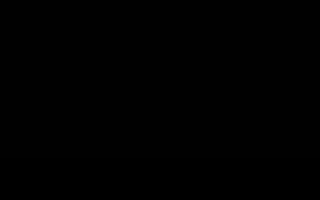
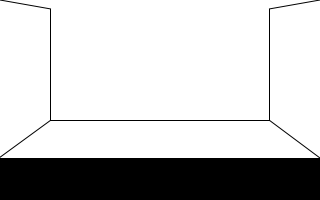
Layer changes from the first 320 x 200 image to the second:
added layer "persp" above "controls" over box(0, 0, 320, 158)
removed layer "L1" over box(0, 0, 320, 158)
added layer "bg" over box(0, 0, 320, 158)
